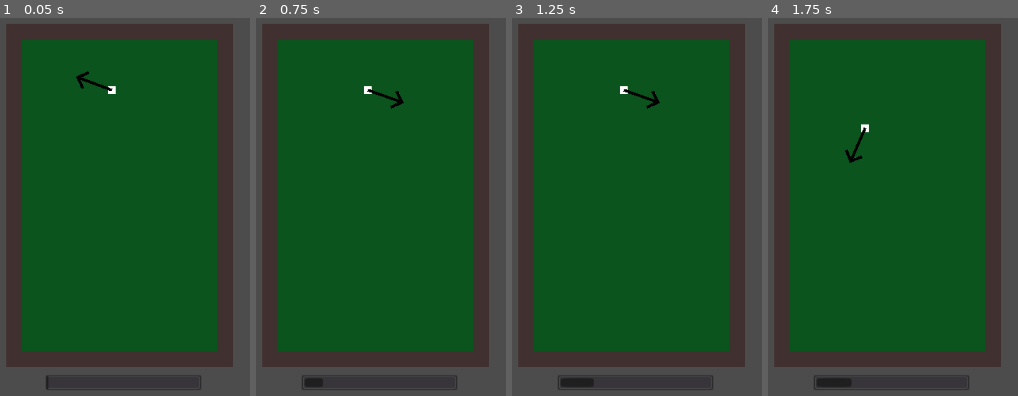
Above: before the commit, frames 1-4 (left to right).
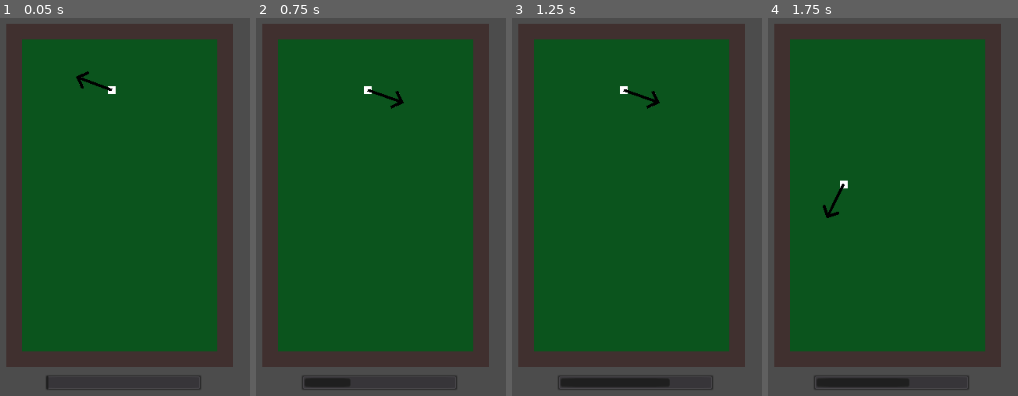
Above: after the commit, the same moments.

Repository: kenset/Par-One
Game: Godot game, scene res://PlayScene.tscn
The game is run twice, just before and just after one commit, with the same random seed, the same clock (stepped at 60 frames per second) and the same inputs.
Inputs (mouse positions are in pixels of both pictures, inside the frame that each line leads up to):
- Up to frame 1 (0.05 s): no input
- Up to frame 2 (0.75 s): tap Enter at 0.5 s; move the mouse to (outside the picture) at 0.52 s
- Up to frame 3 (1.25 s): no input
- Up to frame 4 (1.75 s): move the mouse to (818, 233) at 1.27 s; hold A from 1.28 s (still down)

Frame 1 is identical in both runs. In frame 2, 0.2% of the frame differs, in the area x 27-38%, y 95-98%; in frame 3, 0.6%; in frame 4, 0.9%, in the area x 22-57%, y 28-98%.

Commit message:
Enables exponential growth on power meter

Diff:
--- a/PowerMeter.gd
+++ b/PowerMeter.gd
@@ -1,4 +1,6 @@
 extends Node2D
+
+export var SPEED = 3
 
 var pause_progress = false
 var direction = 1
@@ -12,7 +14,7 @@
 	if (!pause_progress):
 		if ($ProgressBar.value >= $ProgressBar.max_value || $ProgressBar.value <= $ProgressBar.min_value):
 			direction *= -1
-		$ProgressBar.value += (20 * direction) * delta
+		$ProgressBar.value += (SPEED * max($ProgressBar.value, 10) * direction) * delta
 
 func _on_golf_ball_hit():
 	pause_progress = true
